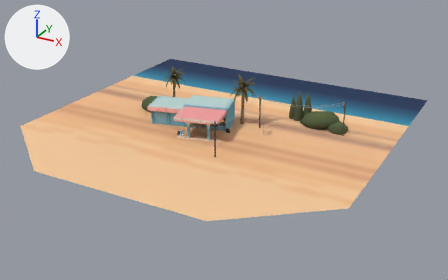
Before and after pictures for a commit that changed the glTF model src/resources/3d/gas station.glb.
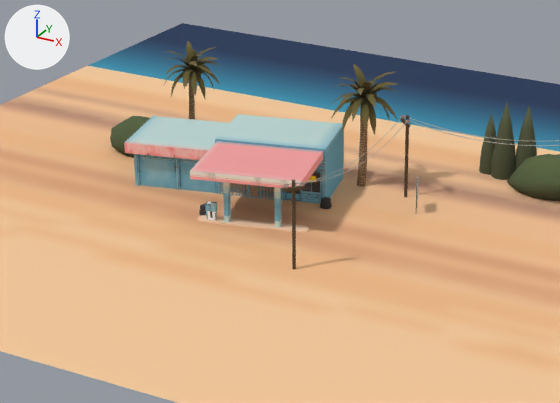
Each version appears first whole from a 50 mm lens placed at (100.6, -149.1, 83.5), pointed at (4.1, 26.3, -4.2), and next in a close-up on the part from 22% to 72% of the width and 18% to 75% of the height. The lights are fixed; the arrows at upper left show +X, +Y and +Z. Where no turn or scale is listed for an object, it has been applied to the vertices. Vertices at the same position are counted once.

Names of what the first close-up shows: 'building', 'bush01', 'bush02', 'ground', 'palm01', 'palm02', 'pump', 'tree'.
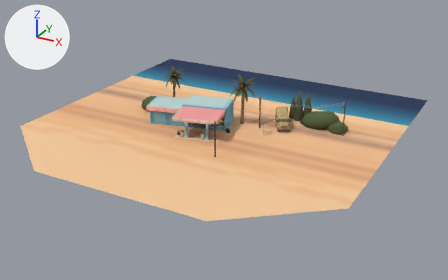
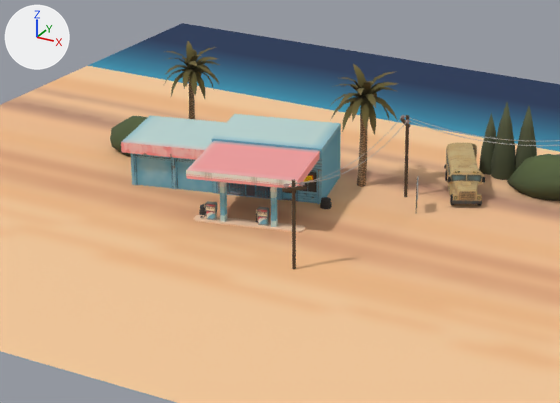
Commit message: update gas station 3D model

Edits to the bpy script that builds the scene:
```text
Add img_bus:
    img_bus = load_image('bus', '_unpacked/bus', 256, 256, 'sRGB')
Add mat_bus:
    mat_bus = principled_material('bus')
    mat_bus.texture = img_bus
    mat_bus.roughness = 1.0
Change me_building:
    used by ob_building; location = (3.3, -6.2, 0.0); rotation_euler = (0.0, 0.0, 0.246), in degrees (0, 0, 14)
    verts and faces of me_building; kept vertices keep their numbers, new ones are numbered from 142
    remove me_building.from_pydata(...)  # 142 vertices, 242 faces; spans x -18.4..10.4, y 18.1..40.2, z 0.0..8.2
    add me_building.from_pydata(...)  # 186 vertices, 288 faces; spans x -18.4..10.4, y -8.9..13.2, z 0.0..8.2
    me_building part 1: the loose piece of 94 vertices spanning x -18.4..10.4, y 18.1..40.2, z 0.0..8.2 is moved by (0.0, -27.0, 0.0)
    me_building part 2: the loose piece of 48 vertices spanning x -4.9..10.4, y 19.5..21.5, z 0.0..7.4 is moved by (0.0, -27.0, 0.0)
    me_building part 3
    add verts[182] = (-4.6, 2.6, 0.1)  # pixel (217, 193)
    add verts[183] = (4.0, 13.2, 0.1)
    add verts[184] = (4.0, 2.6, 0.1)  # pixel (276, 199)
    add verts[185] = (-4.6, 13.2, 0.1)
    add faces += [(182, 183, 185), (182, 184, 183)]  # mat_pump (picture img_pump)
Change me_pump:
    used by ob_pump; location = (-4.6, 13.0, 0.0)
    remove me_pump.from_pydata(...)  # 16 vertices, 26 faces; spans x -0.81..0.81, y -0.58..0.58, z 0.0..2.54
    add me_pump.from_pydata(...)  # 212 vertices, 388 faces; spans x -1.7..7.85, y -0.58..2.35, z 0.0..2.54
    me_pump part 4: the loose piece of 16 vertices spanning x -0.81..0.81, y -0.58..0.58, z 0.0..2.54 is copied, and the copy is moved by (7.04, 1.77, 0.0); it spans x 6.23..7.85, y 1.19..2.35, z 0.0..2.54
    me_pump part 5: 26 kept faces spanning x -0.81..0.81, y -0.58..0.58, z 0.0..2.54 get new texture (UV) coordinates
    me_pump part 6: the surface is now shaded smooth
Add me_bus:
    me_bus.from_pydata(...)  # 1250 vertices, 2143 faces; spans x -5.14..4.99, y -7.13..6.97, z 0.02..4.65
    me_bus.materials.append(mat_bus)  # picture img_bus
Change ob_building:
    ob_building.location: (3.3, -6.2, 0.0) -> (-3.8, 19.9, 0.0)
    ob_building.rotation_euler: (0.0, 0.0, 0.246) -> (0.0, 0.0, 0.244)  # degrees (0, 0, 14)
Add ob_bus:
    ob_bus = bpy.data.objects.new('bus', me_bus)
    ob_bus.location = (20.6, 39.4, 0.0)
```

Pixel boxes [x1, y1, x2, y2] of what changed, in the close-ups (560 x 403 px; the box of a moved part takes in the faces that stretch with it):
'building', reshaped, moved, turned: before [124, 114, 344, 233]; after [121, 114, 341, 232]
'bus', added (brown): after [444, 143, 485, 205]
'pump', reshaped: before [205, 201, 218, 220]; after [200, 201, 269, 226]
part 1 of me_building, moved or reshaped: before [124, 114, 344, 202]; after [121, 114, 341, 202]
part 2 of me_building, moved or reshaped: before [197, 182, 309, 233]; after [193, 182, 305, 232]
part 3 of me_building, added: after [218, 183, 271, 198]
part 4 of me_pump, added: after [257, 207, 269, 226]
part 5 of me_pump, surface changed: [205, 201, 218, 220] in both
